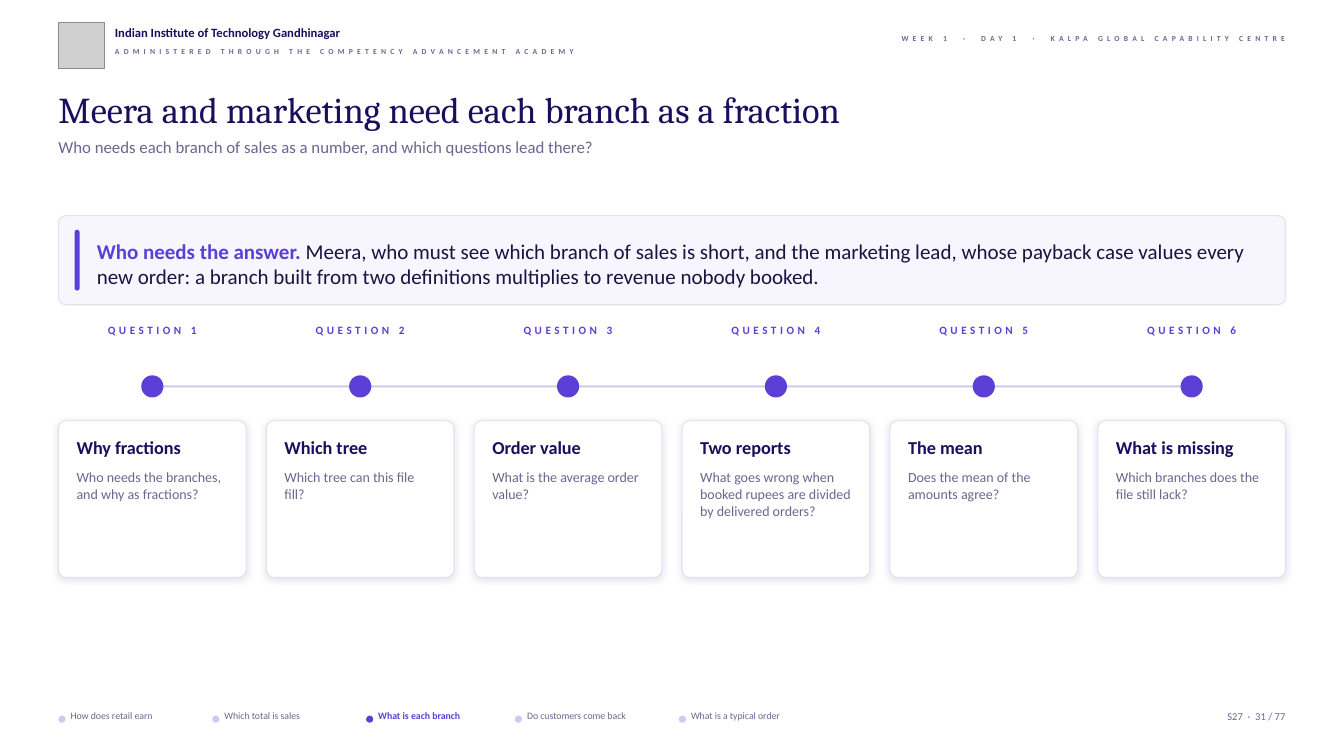
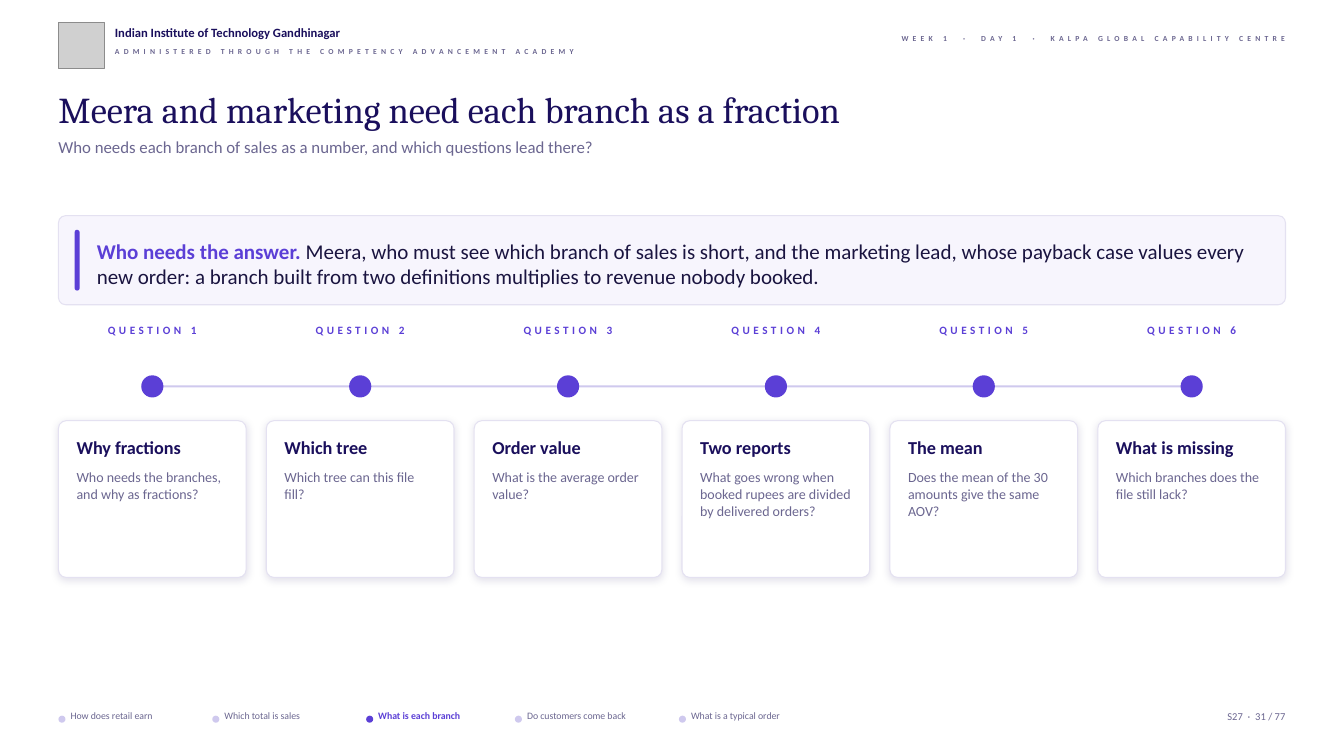
Before and after one commit to fde-academy-lab/c2-content-factory, a slide deck: slide 31 of content/W01/D1/slides/C2_W01_D01_half1_STUDENT.pptx. Drawn at 1344x756 pixels with LibreOffice and Linux fonts; fonts in the diff are those of the drawing; grey boxes stand for pictures; background and template pictures are left out. Boxes give left, top, right and bottom in pixels: in the first picture for what was removed or moved away, otherwise in the second. Text is boxed around its words. In the diff, an @@ line names an element or a change of style, - is before the commit and + after.

```diff
--- a/content/W01/D1/slides/C2_W01_D01_half1_STUDENT.pptx
+++ b/content/W01/D1/slides/C2_W01_D01_half1_STUDENT.pptx
@@ text at [908, 472, 1048, 516]: text changed @@
-Does the mean of the amounts agree?
+Does the mean of the 30 amounts give the same AOV?
```
Also in this commit, not shown: 5 other slides changed, 10 other files.
